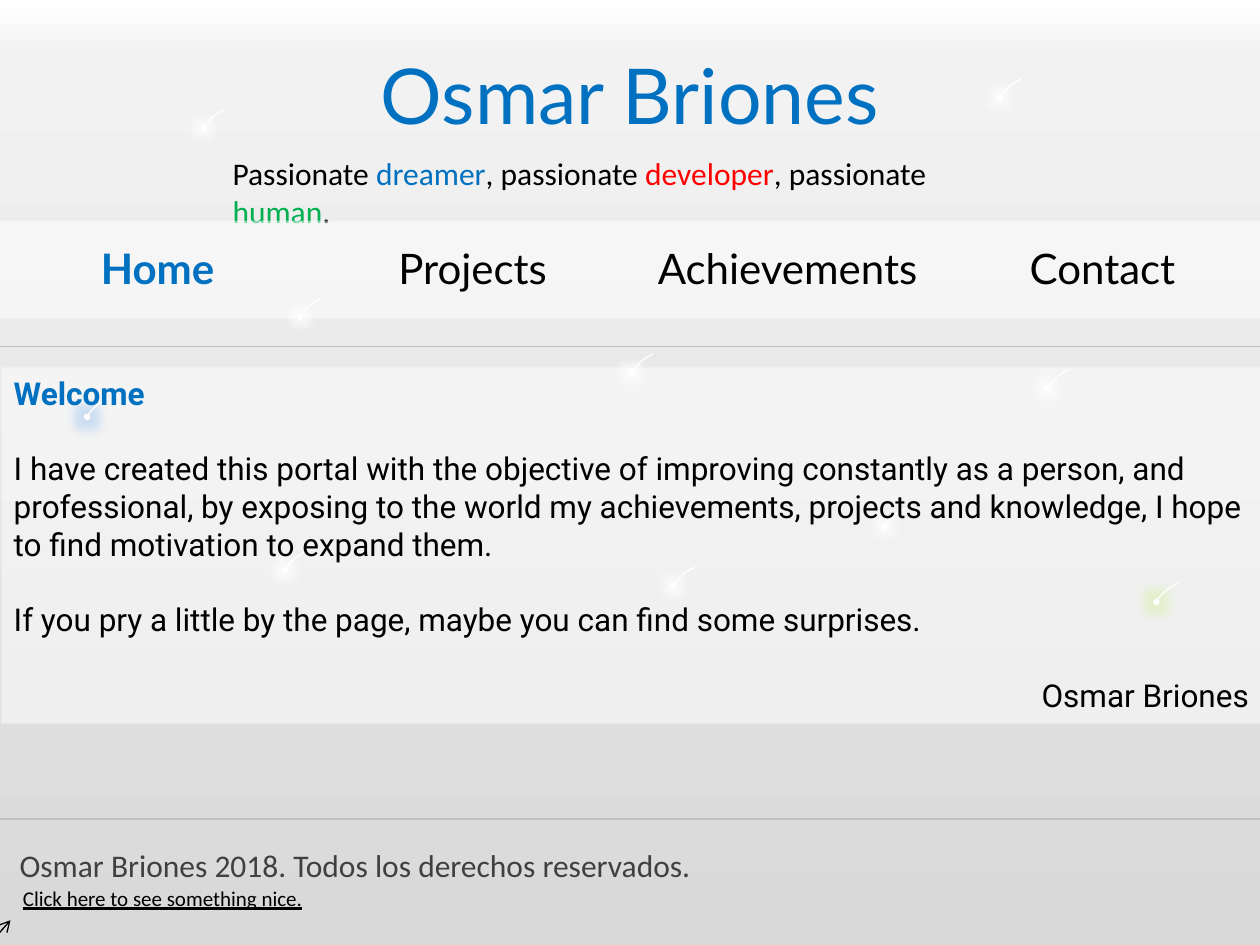
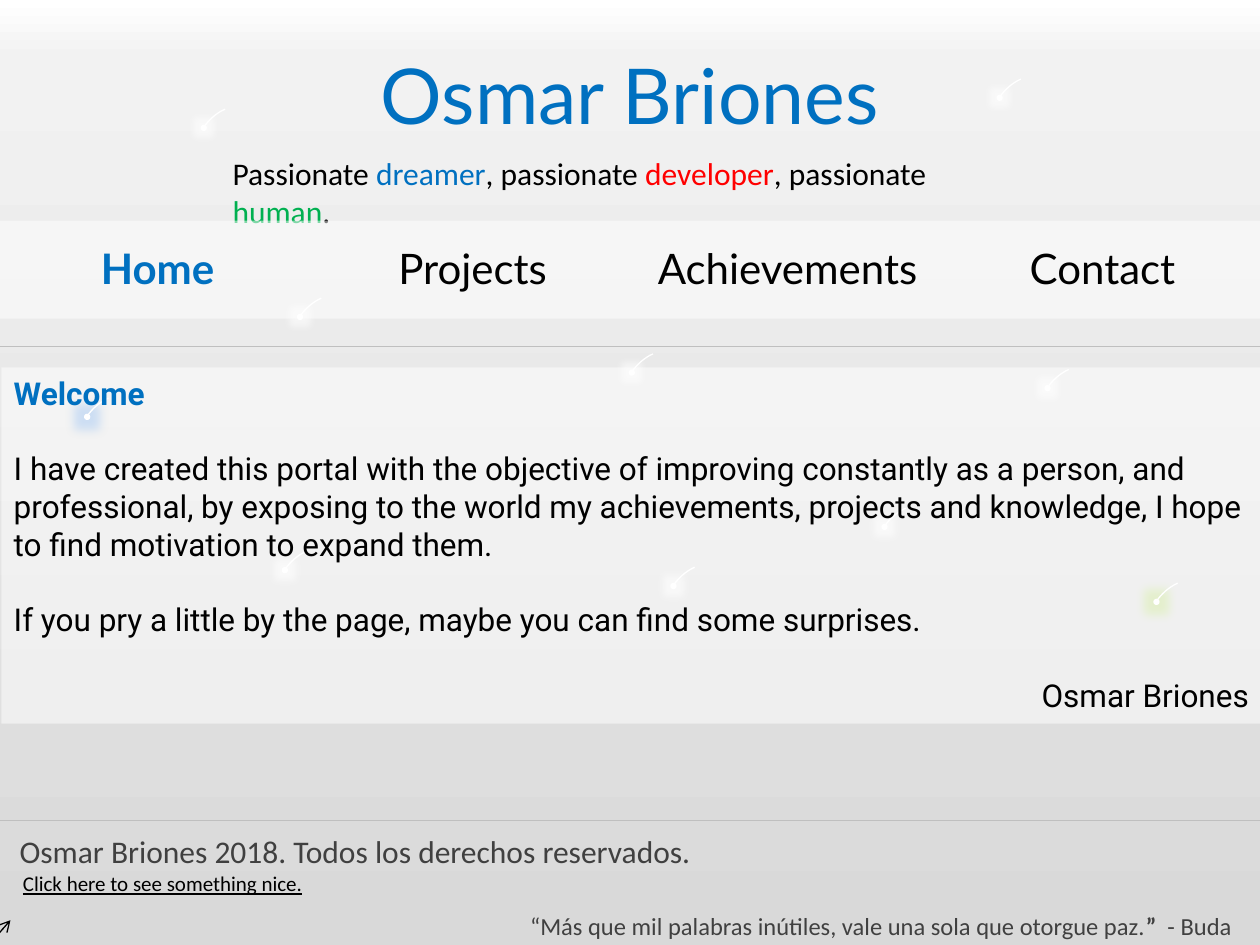
Before and after one commit to OsmarBriones/VidaS2, a slide deck: slide 1 of screens.pptx. Drawn at 1260x945 pixels with LibreOffice and Linux fonts; fonts in the diff are those of the drawing; background and template pictures are left out. Boxes give left, top, right and bottom in pixels: in the first picture for what was removed or moved away, otherwise in the second. Text is boxed around its words. In the diff, an @@ line names an element or a change of style, - is before the commit and + after.

```diff
--- a/screens.pptx
+++ b/screens.pptx
@@ text "Osmar Briones 2018. Todos los ..." moved from (x1=20, y1=855, x2=691, y2=877) to (x1=20, y1=841, x2=691, y2=863) @@
@@ text "Click here to see something ..." moved from (x1=23, y1=891, x2=302, y2=910) to (x1=23, y1=876, x2=302, y2=895) @@
@@ text added at (x1=530, y1=917, x2=1232, y2=939), 14 pt, text #404040 @@
+“Más que mil palabras inútiles, vale una sola que otorgue paz.” - Buda
```
Also in this commit, not shown: 3 other slides changed.
